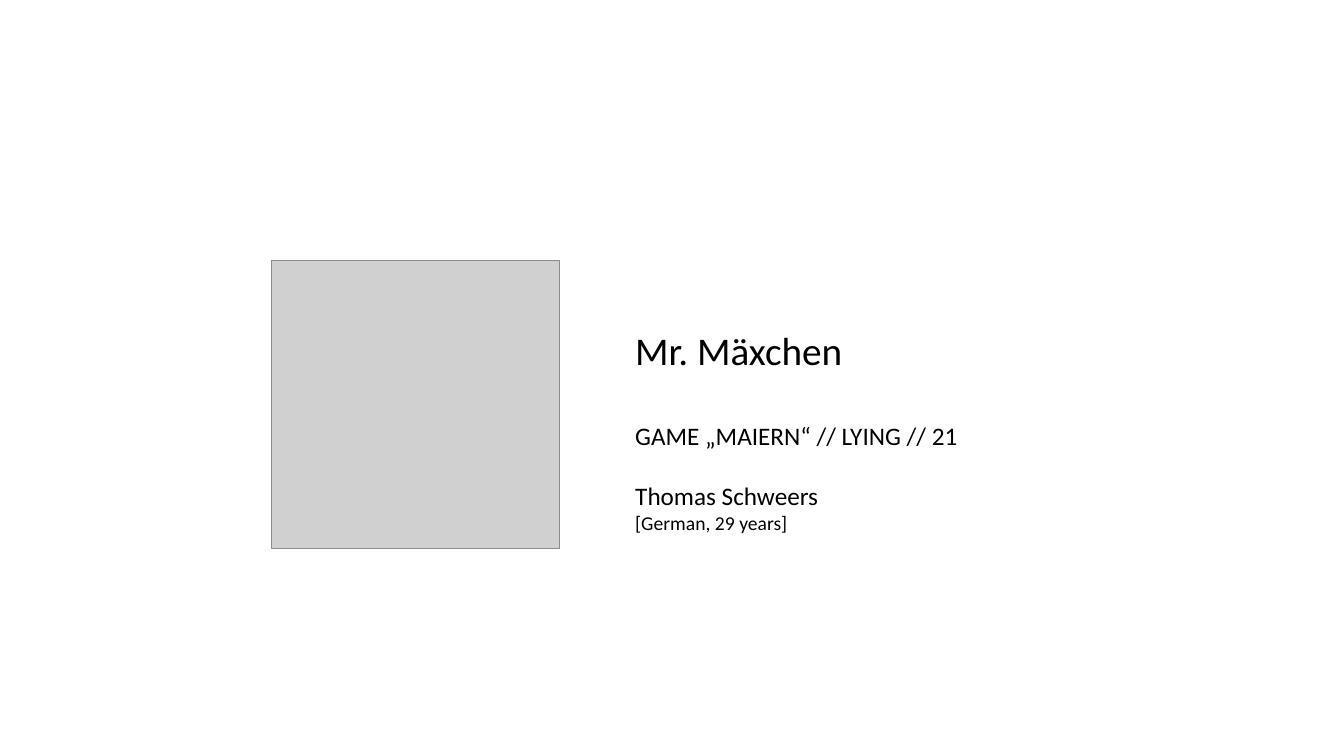
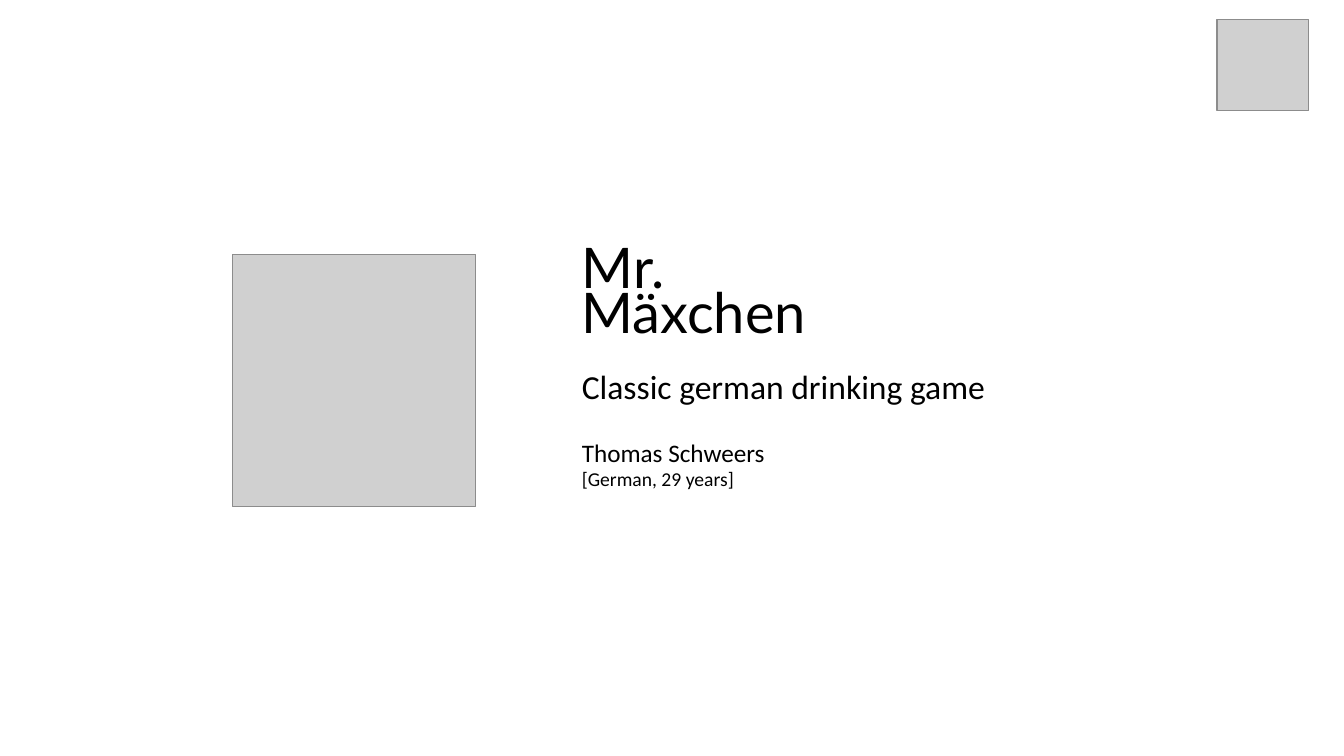
Before and after one commit to t4ms/06Project1-Maexchen, a slide deck: slide 1 of 01Presentation/Modul1-Project-Mr.Mäxchen.pptx. Drawn at 1344x756 pixels with LibreOffice and Linux fonts; fonts in the diff are those of the drawing; grey boxes stand for pictures. Boxes give left, top, right and bottom in pixels: in the first picture for what was removed or moved away, otherwise in the second. Text is boxed around its words. In the diff, an @@ line names an element or a change of style, - is before the commit and + after.

```diff
--- a/01Presentation/Modul1-Project-Mr.Mäxchen.pptx
+++ b/01Presentation/Modul1-Project-Mr.Mäxchen.pptx
@@ picture: place and size @@
-picture at <box>272,261,560,548</box>
+picture at <box>1217,19,1309,111</box>
@@ picture added at <box>233,254,477,507</box> @@
@@ text added at <box>582,248,806,334</box>, 40 pt, text #000000 @@
+Mr.
+Mäxchen
@@ text "Classic german drinking game": place and size @@
-text "Classic german drinking game" at <box>635,337,958,533</box>
+text "Classic german drinking game" at <box>582,375,985,489</box>
@@ text at <box>582,375,985,405</box>: text changed; size 18 to 24 pt @@
-Mr. Mäxchen
-GAME „MAIERN“ // LYING // 21
+Classic german drinking game
```
Also in this commit, not shown: 4 other slides changed, 1 slide added, 3 other files.
